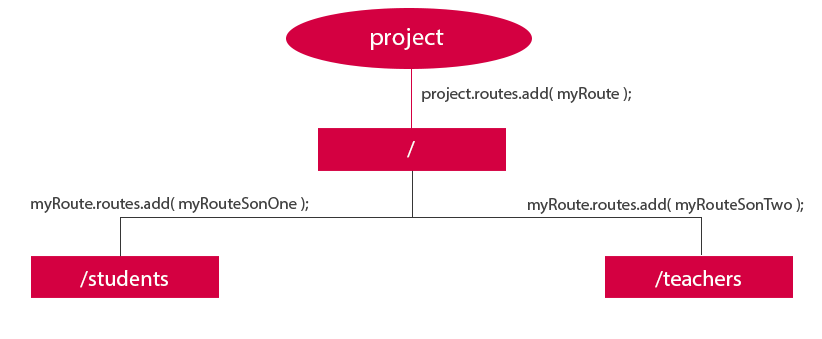
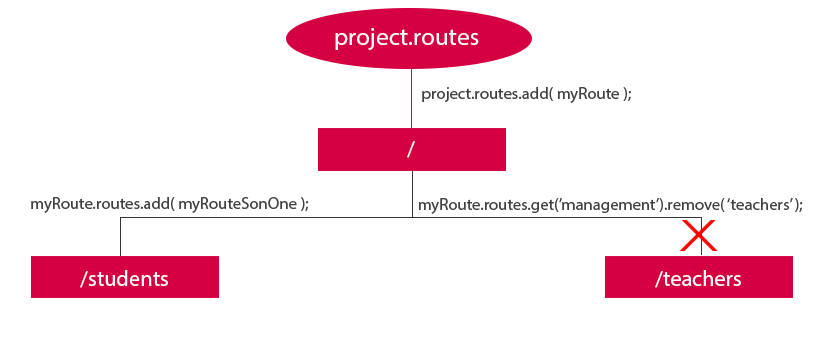
The second 822px x 339px image is a revision of the first. Changes to its layers:
added layer "Capa 4" above "Forma 6" over [680, 220, 718, 251]
renamed "project" to "project.routes", painted on it over [335, 28, 479, 50]
renamed "myRoute.routes.add( myRouteSonTwo );" to "myRoute.routes.get(’management’).remove( ‘teachers’ );", painted on it over [419, 198, 804, 214]
